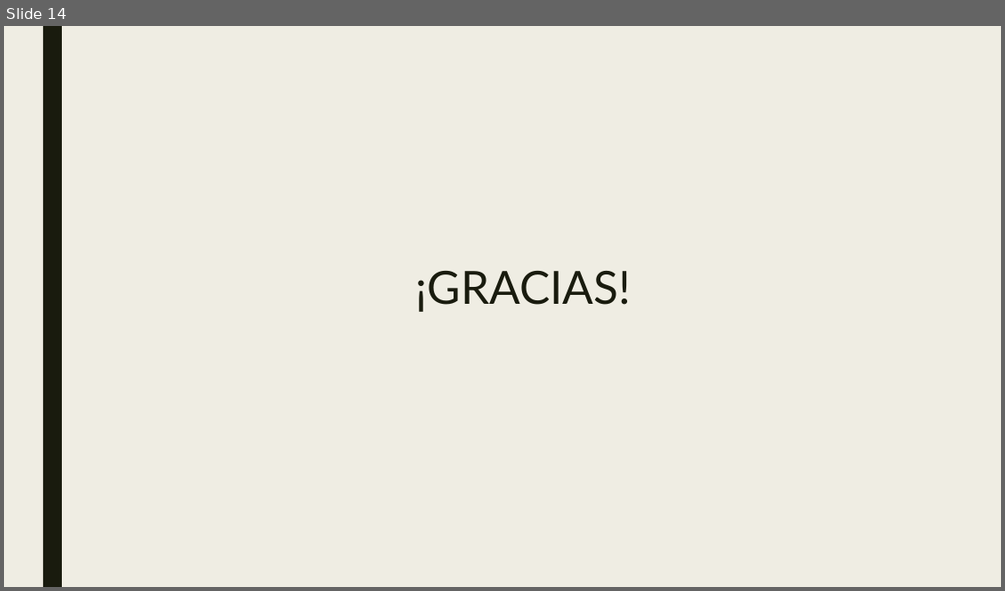
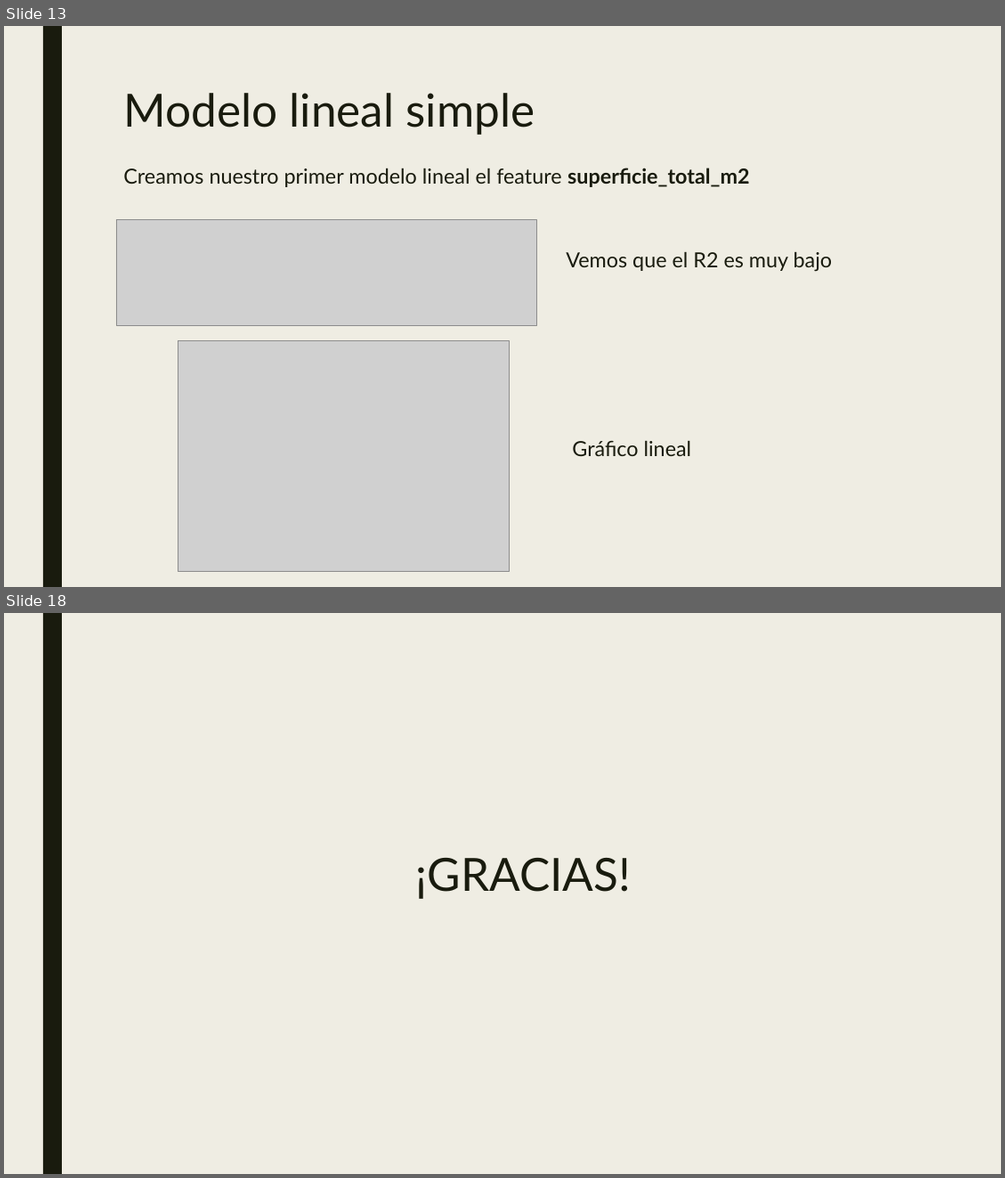
Before and after one commit to varelapablos/Desafio1-G3, a slide deck: Presentación - Desafio 2 - Regresión Lineal Properati.pptx. Shown one above the other, each under a label of ours: slide 14 before the commit, slides 13 and 18 after it; the slides between them are not shown. The pictures are 1005x591 and 1005x1178 pixels, drawn with LibreOffice and Linux fonts; fonts in the diff are those of the drawing; grey boxes stand for pictures. Boxes give left, top, right and bottom in pixels: in the first picture for what was removed or moved away, otherwise in the second. Text is boxed around its words. In the diff, an @@ line names an element or a change of style, - is before the commit and + after.

```diff
--- a/Presentación - Desafio 2 - Regresión Lineal Properati.pptx
+++ b/Presentación - Desafio 2 - Regresión Lineal Properati.pptx
@@ slide 13 added at box(4, 26, 1001, 587), background #EFEDE3; not listed: 1 template element that a slide beside it also shows @@
@@ title added at box(123, 93, 535, 135), 44 pt, text #191B0E @@
+Modelo lineal simple
@@ text added at box(123, 168, 833, 456), 20 pt, text #191B0E @@
+Creamos nuestro primer modelo lineal el feature superficie_total_m2
+Vemos que el R2 es muy bajo
+Gráfico lineal
@@ picture added at box(116, 220, 536, 325) @@
@@ picture added at box(178, 341, 509, 572) @@
@@ what was slide 14 is now slide 18 @@
```
Also in this commit, not shown: 2 slides changed, 14 other slides added, 11 slides removed.
